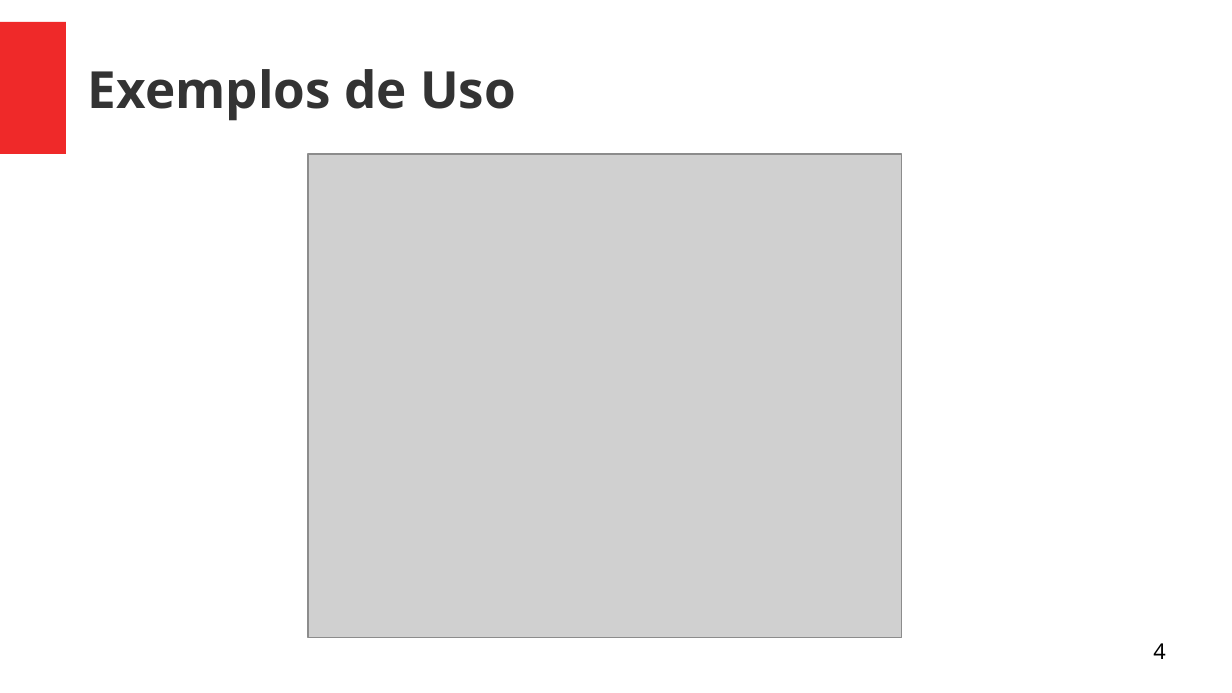
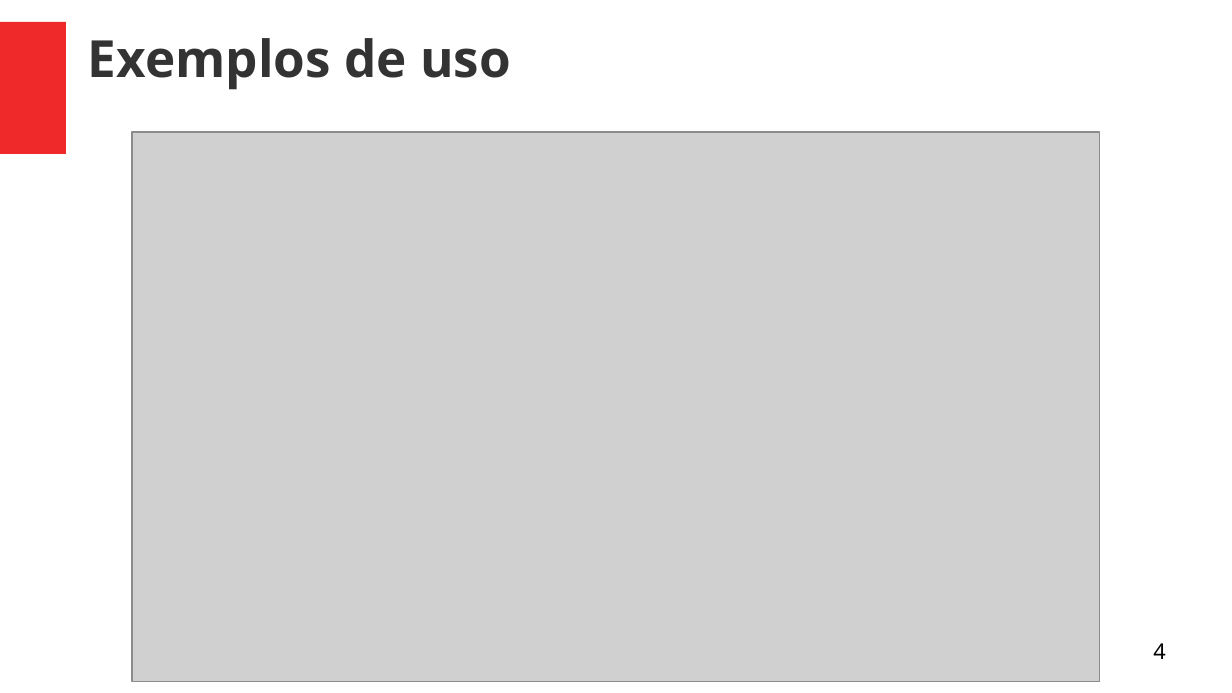
Before and after one commit to rodrigojat/EDL, a slide deck: slide 4 of trabalhoEDL/trabalho_bash.odp. Drawn at 1232x693 pixels with LibreOffice and Linux fonts; fonts in the diff are those of the drawing; grey boxes stand for pictures. Boxes give left, top, right and bottom in pixels: in the first picture for what was removed or moved away, otherwise in the second. Text is boxed around its words. In the diff, an @@ line names an element or a change of style, - is before the commit and + after.

```diff
--- a/trabalhoEDL/trabalho_bash.odp
+++ b/trabalhoEDL/trabalho_bash.odp
@@ title at <box>88,38,511,90</box>: text changed @@
-Exemplos de Uso
+Exemplos de uso
@@ picture: place and size @@
-picture at <box>309,154,902,638</box>
+picture at <box>132,132,1100,682</box>
```
Also in this commit, not shown: 5 other slides changed, 3 slides added.
